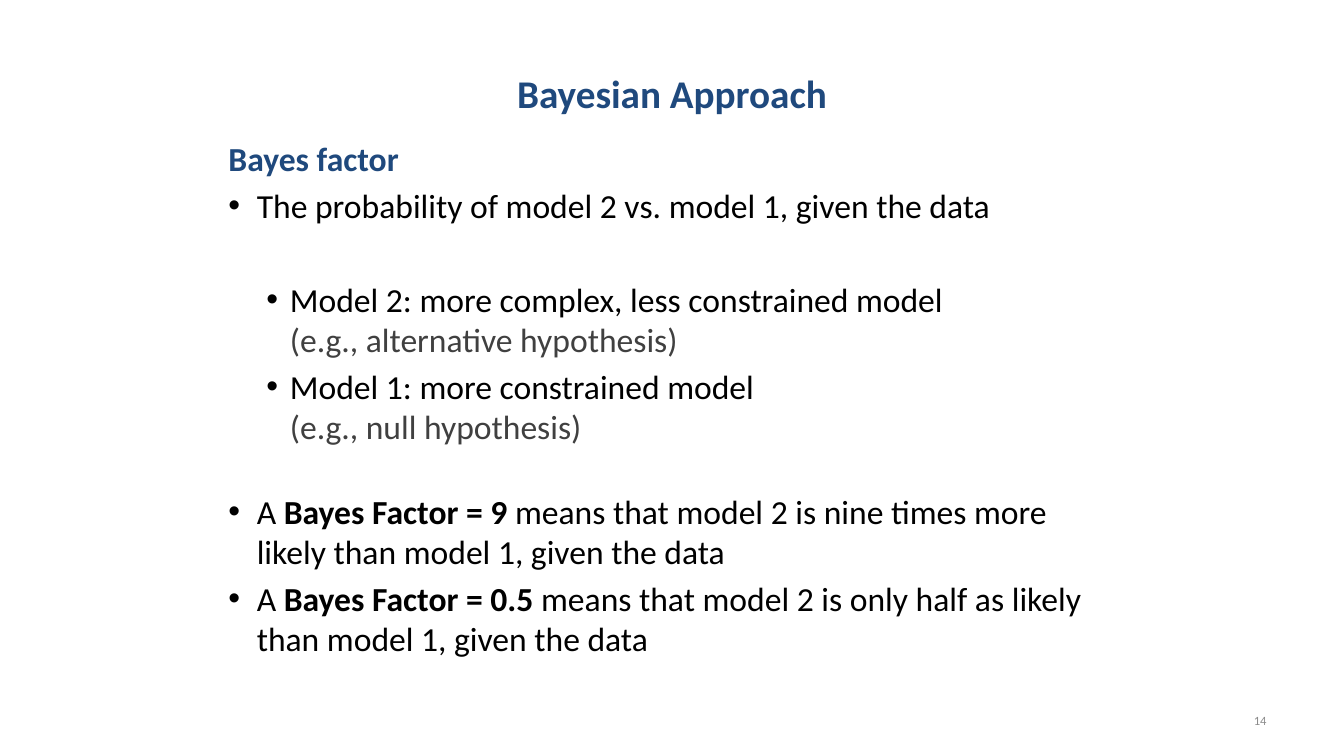
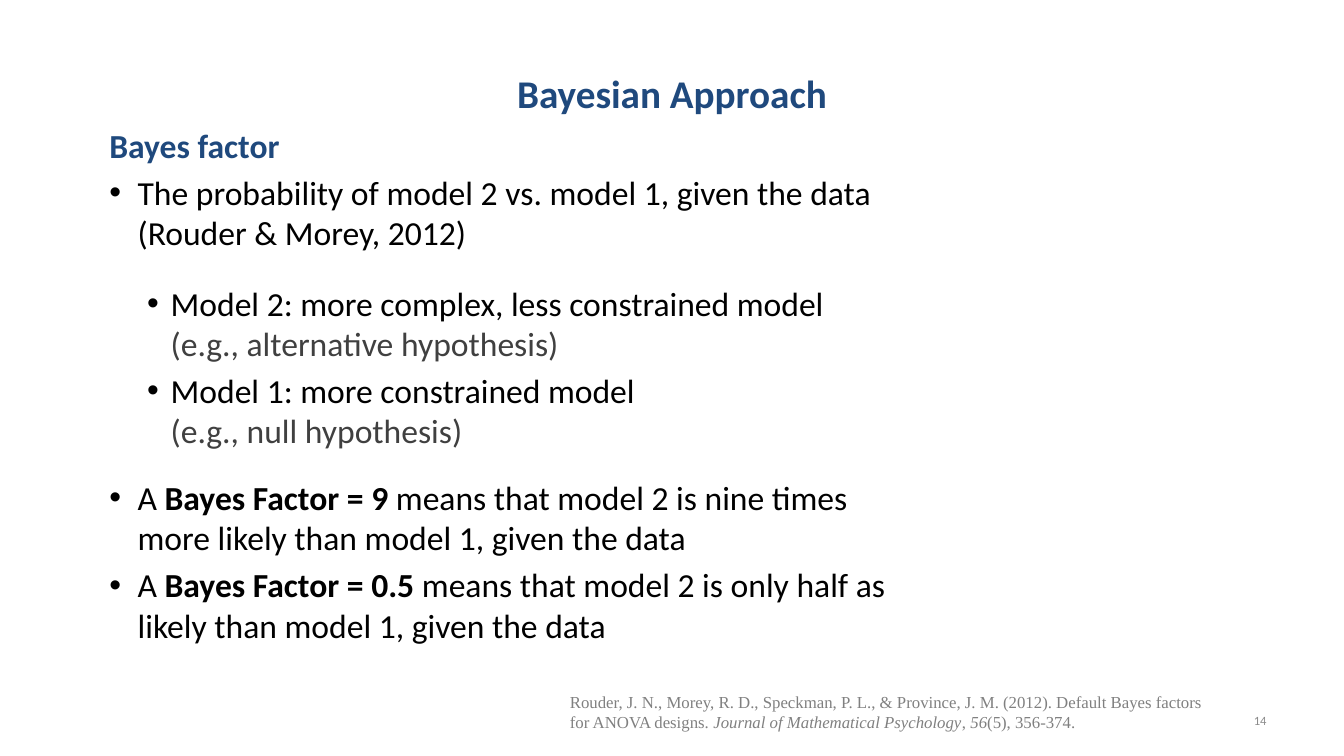
Before and after one commit to chrisjberry/datafluencyCB, a slide deck: slide 14 of docs/slides/PSYC753_Chris2.pptx. Drawn at 1344x756 pixels with LibreOffice and Linux fonts; fonts in the diff are those of the drawing. Boxes give left, top, right and bottom in pixels: in the first picture for what was removed or moved away, otherwise in the second. Text is boxed around its words. In the diff, an @@ line names an element or a change of style, - is before the commit and + after.

```diff
--- a/docs/slides/PSYC753_Chris2.pptx
+++ b/docs/slides/PSYC753_Chris2.pptx
@@ text "Bayes factor": place and size @@
-text "Bayes factor" at (228, 147, 1081, 617)
+text "Bayes factor" at (109, 134, 885, 603)
@@ text at (138, 181, 870, 251): text changed @@
-• The probability of model 2 vs. model 1, given the data
+• The probability of model 2 vs. model 1, given the data
+  (Rouder & Morey, 2012)
@@ text added at (570, 696, 1202, 732), 12 pt, text #808080 @@
+Rouder, J. N., Morey, R. D., Speckman, P. L., & Province, J. M. (2012). Default Bayes factors for ANOVA designs. Journal of Mathematical Psychology, 56(5), 356-374.
```
Also in this commit, not shown: 10 other slides changed, 1 other file.
